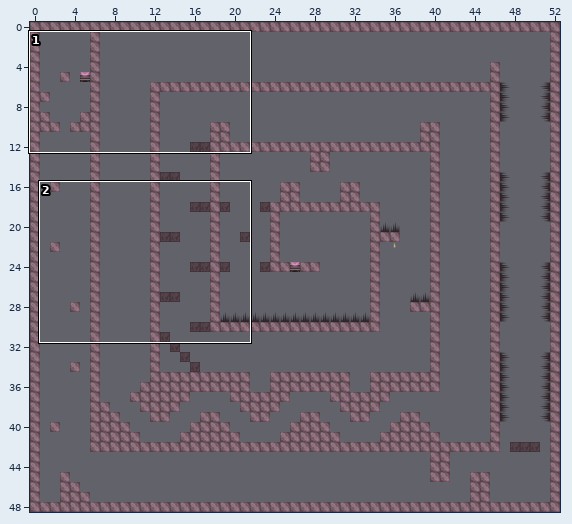
Level history. Tiled map: gdx-pneumatic-man/src/main/resources/data/maps/M2.tmx. Above: a wide view before the commit, with the close-up outlined.
Close-up. The starting point:
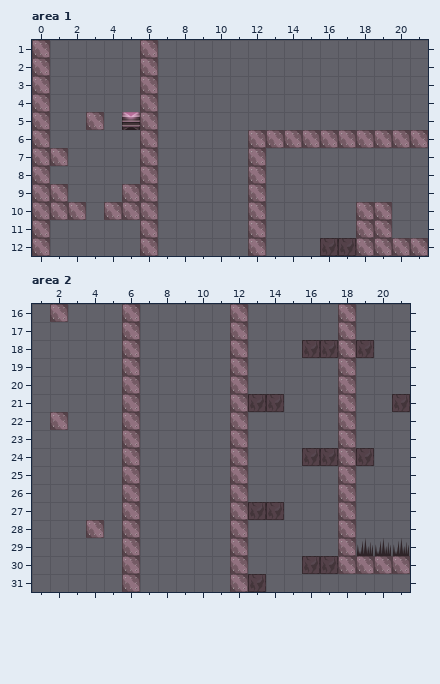
Cells are 64x64 px. Shown: area 1 x 0..21, y 1..12; area 2 x 1..21, y 16..31. The commit also changed other parts of the map, which this record leaves out.
New version:
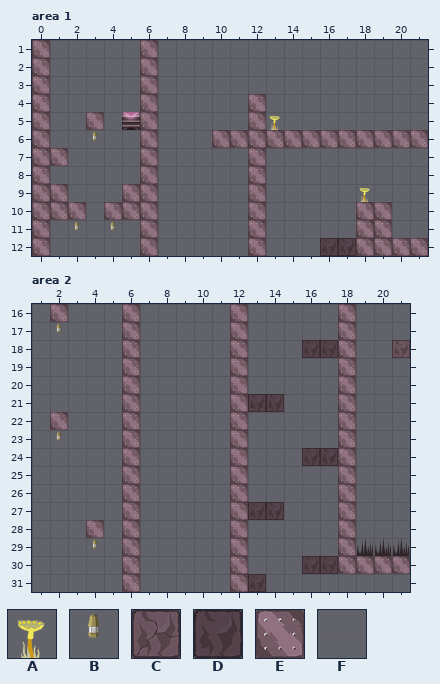
Key: from "deco": A 4 "Lamp5", B 9 "Lamp7"; from "destructable_block": C 4 "Block5", D 5 "Block6Background"; from "rest": E 5 "Block0", F 6.
_ is an empty cell.
Edits made:
Layer "Spielebene", area 1:
Tile A replaces tile F in row 5 at x 13; in row 9 at x 18.
Tile B is added in row 6 at x 3; in row 11 at x 2 and 4.
Tile E is added in rows 4 to 5 at x 12; in row 6 at x 10 to 11.
Layer "Spielebene", area 2:
Tile B is added in row 17 at x 2; in row 23 at x 2; in row 29 at x 4.
Tile C replaces tile F in row 18 at x 21.
Tile D is removed in row 18 at x 19; in row 21 at x 21; in row 24 at x 19.
